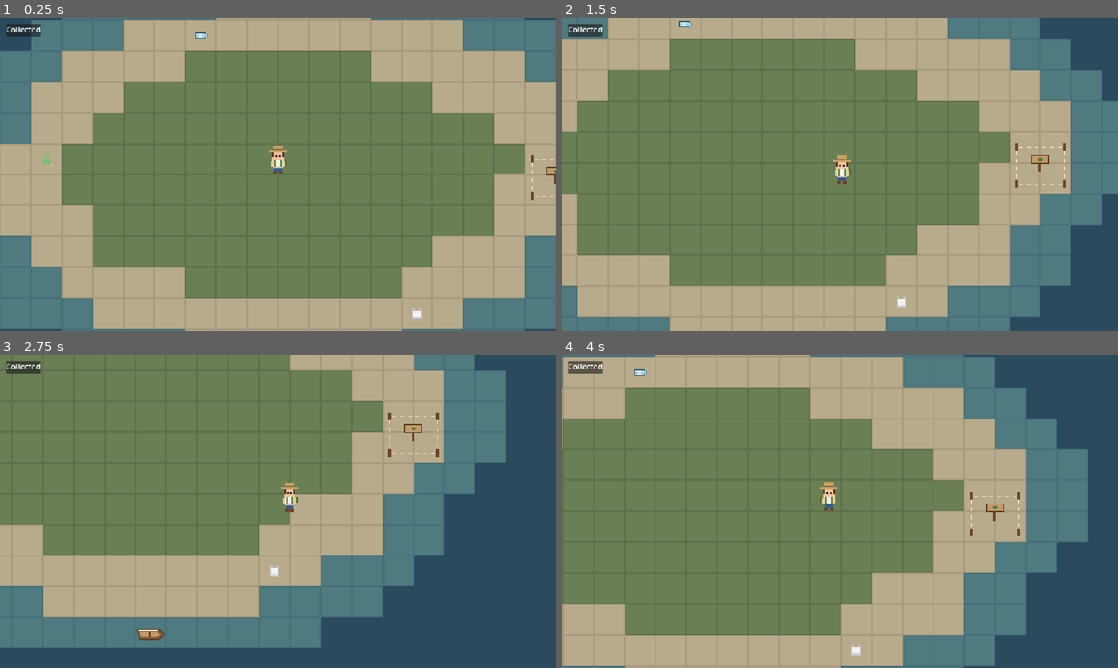
Above: before the commit, frames 1-4 (two rows, left to right).
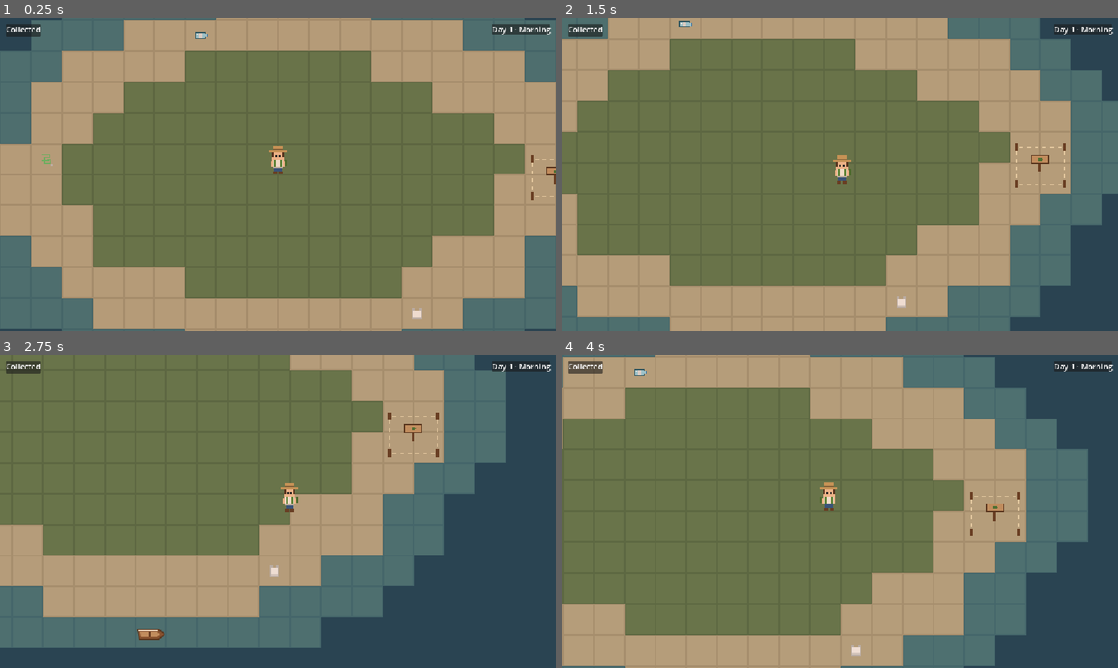
Above: after the commit, the same moments.

Repository: detronics-apps/ocean-haven
Game: Godot game, scene res://scenes/world/ocean_world.tscn
Same seed, same stepped clock (60 frames per second), same inputs: the game is played once before the commit and once after it.
Inputs (mouse positions are in pixels of both pictures, inside the frame that each line leads up to):
- Up to frame 1 (0.25 s): no input
- Up to frame 2 (1.5 s): tap Enter at 0.5 s; move the mouse to (962, 158) at 0.52 s; hold D (move_right) 0.53-1.28 s; hold E (interact) 0.53-1.28 s; click (962, 158) at 0.67 s; move the mouse to (728, 190) at 1.27 s; hold S (move_down) from 1.28 s (still down); tap E (interact) at 1.35 s; click (728, 190) at 1.42 s
- Up to frame 3 (2.75 s): move the mouse to (333, 442) at 2.02 s; release S (move_down) at 2.03 s; hold D (move_right) from 2.03 s (still down); hold E (interact) from 2.03 s (still down); click (333, 442) at 2.17 s
- Up to frame 4 (4 s): move the mouse to (812, 574) at 2.77 s; release D (move_right) at 2.78 s; release E (interact) at 2.78 s; hold W (move_up) 2.78-3.53 s; tap E (interact) at 2.85 s; click (812, 574) at 2.92 s; move the mouse to (1006, 558) at 3.52 s; hold A (move_left) from 3.53 s (still down); hold E (interact) from 3.53 s (still down); click (1006, 558) at 3.67 s

The runs differ from the first frame. In frame 1, 0.5% of the frame differs, in the area x 9-100%, y 2-97%; in frame 2, 0.5%, in the area x 21-100%, y 1-93%; in frame 3, 0.4%; in frame 4, 0.4%.

Commit message:
Add day/night cycle — MVP 0.1 complete
- GameClock autoload: day number and time of day; one day = 10 real
  minutes, new games start at 7am. Kid-friendly periods (Morning,
  Afternoon, Evening, Night) shown top-right in the HUD.
- DayNight CanvasModulate tints the world from a gradient: soft dawn,
  bright day, peach sunset, gentle blue night that stays playable. Also
  tints the open-ocean background colour.
- Day and time are saved (older saves default to Day 1, 7am).
- tests/test_day_night.gd; test_save.gd checks the clock round trip.

Co-Authored-By: Claude Opus 5.5 <noreply@anthropic.com>

Diff:
--- a/project.godot
+++ b/project.godot
@@ -20,6 +20,7 @@
 Inventory="*res://scripts/systems/inventory.gd"
 Journal="*res://scripts/systems/journal.gd"
 SaveGame="*res://scripts/systems/save_system.gd"
+GameClock="*res://scripts/systems/time_system.gd"
 
 [display]
 
--- a/scenes/ui/hud.tscn
+++ b/scenes/ui/hud.tscn
@@ -44,3 +44,18 @@
 layout_mode = 2
 horizontal_alignment = 1
 autowrap_mode = 3
+
+[node name="ClockPanel" type="PanelContainer" parent="." unique_id=106864260]
+anchors_preset = 1
+anchor_left = 1.0
+anchor_right = 1.0
+offset_left = -12.0
+offset_top = 12.0
+offset_right = -12.0
+grow_horizontal = 0
+mouse_filter = 2
+
+[node name="Clock" type="Label" parent="ClockPanel" unique_id=1932844535]
+unique_name_in_owner = true
+layout_mode = 2
+text = "Day 1 · Morning"
--- a/scenes/world/ocean_world.tscn
+++ b/scenes/world/ocean_world.tscn
@@ -2,6 +2,7 @@
 
 [ext_resource type="Script" path="res://scripts/world/ocean_world.gd" id="1_0ob8n"]
 [ext_resource type="PackedScene" path="res://scenes/islands/starter_island.tscn" id="1_jdf47"]
+[ext_resource type="Script" path="res://scripts/world/day_night.gd" id="2_4aha6"]
 [ext_resource type="PackedScene" path="res://scenes/player/player.tscn" id="2_b6ysu"]
 [ext_resource type="PackedScene" path="res://scenes/world/debris.tscn" id="2_mbqjn"]
 [ext_resource type="Script" path="res://scripts/world/debris.gd" id="3_bqhnb"]
@@ -20,8 +21,16 @@
 [ext_resource type="PackedScene" path="res://scenes/ui/hud.tscn" id="11_0ob8n"]
 [ext_resource type="Script" path="res://scripts/ui/hud.gd" id="12_4aha6"]
 
+[sub_resource type="Gradient" id="Gradient_1xntt"]
+offsets = PackedFloat32Array(0, 0.2, 0.27, 0.35, 0.7, 0.78, 0.85, 1)
+colors = PackedColorArray(0.5411765, 0.5882353, 0.8, 1, 0.5411765, 0.5882353, 0.8, 1, 0.972549, 0.84705883, 0.76862746, 1, 1, 1, 1, 1, 1, 1, 1, 1, 1, 0.8117647, 0.7058824, 1, 0.7058824, 0.6901961, 0.8627451, 1, 0.5411765, 0.5882353, 0.8, 1)
+
 [node name="OceanWorld" type="Node2D" unique_id=122976242]
 script = ExtResource("1_0ob8n")
+
+[node name="DayNight" type="CanvasModulate" parent="." unique_id=1188207057]
+script = ExtResource("2_4aha6")
+colors = SubResource("Gradient_1xntt")
 
 [node name="StarterIsland" type="Node2D" parent="." unique_id=103628659 instance=ExtResource("1_jdf47")]
 
--- a/scripts/systems/save_system.gd
+++ b/scripts/systems/save_system.gd
@@ -63,6 +63,8 @@
 		"player": [player.global_position.x, player.global_position.y],
 		"boat": [boat.global_position.x, boat.global_position.y],
 		"aboard": boat.controlled,
+		"day": GameClock.day,
+		"time_of_day": GameClock.time_of_day,
 	}
 	# Write a temp file then swap it in, so a crash mid-save can't corrupt the save.
 	var tmp := path + ".tmp"
@@ -87,6 +89,8 @@
 		DirAccess.rename_absolute(path, path + ".bad")
 		return false
 
+	GameClock.day = int(state.get("day", 1))
+	GameClock.time_of_day = float(state.get("time_of_day", 0.3))
 	Inventory.restore(state.get("inventory", {}))
 	Journal.restore(state.get("discovered", []))
 	for debris_name: String in state.get("collected_debris", []):
--- /dev/null
+++ b/scripts/systems/time_system.gd
@@ -0,0 +1,37 @@
+extends Node
+## Autoload "GameClock": the day number and time of day.
+
+signal new_day(day: int)
+
+## Real seconds per in-game day (tunable).
+const DAY_LENGTH := 600.0
+
+var day := 1
+## 0.0 = midnight, 0.25 = 6am, 0.5 = noon. A new game starts at about 7am.
+var time_of_day := 0.3
+
+
+func _process(delta: float) -> void:
+	advance(delta)
+
+
+func advance(seconds: float) -> void:
+	time_of_day += seconds / DAY_LENGTH
+	while time_of_day >= 1.0:
+		time_of_day -= 1.0
+		day += 1
+		new_day.emit(day)
+
+
+## Kid-friendly name for the time of day.
+func period() -> String:
+	var hour := time_of_day * 24.0
+	if hour < 5.0:
+		return "Night"
+	if hour < 12.0:
+		return "Morning"
+	if hour < 17.0:
+		return "Afternoon"
+	if hour < 21.0:
+		return "Evening"
+	return "Night"
--- a/scripts/ui/hud.gd
+++ b/scripts/ui/hud.gd
@@ -8,6 +8,7 @@
 @onready var _rows: VBoxContainer = %Rows
 @onready var _toast: PanelContainer = %Toast
 @onready var _toast_label: Label = %ToastLabel
+@onready var _clock: Label = %Clock
 
 
 func _ready() -> void:
@@ -17,6 +18,10 @@
 	Journal.discovered.connect(_on_discovered)
 	for site: BuildSite in get_tree().get_nodes_in_group("build_sites"):
 		site.built.connect(_on_built)
+
+
+func _process(_delta: float) -> void:
+	_clock.text = "Day %d · %s" % [GameClock.day, GameClock.period()]
 
 
 func _on_item_added(item: ItemData, _count: int) -> void:
--- /dev/null
+++ b/scripts/world/day_night.gd
@@ -0,0 +1,15 @@
+extends CanvasModulate
+## Tints the world by time of day: warm mornings, bright days, pink sunsets and
+## soft blue nights (never too dark to play). The HUD is on its own layer, so it
+## stays untinted.
+
+## Tint across the day: 0 = midnight, 0.5 = noon.
+@export var colors: Gradient
+
+var _ocean: Color = ProjectSettings.get_setting("rendering/environment/defaults/default_clear_color")
+
+
+func _process(_delta: float) -> void:
+	color = colors.sample(GameClock.time_of_day)
+	# The open ocean is the background colour, which CanvasModulate doesn't reach.
+	RenderingServer.set_default_clear_color(_ocean * color)
--- /dev/null
+++ b/tests/test_day_night.gd
@@ -0,0 +1,41 @@
+extends SceneTree
+## Day/night: days roll over, noon is brighter than night, night stays playable.
+## Run: godot --headless --path . --script res://tests/test_day_night.gd
+
+var _failed := false
+
+
+func _initialize() -> void:
+	await process_frame
+	var clock := root.get_node("GameClock")  # autoload: looked up at runtime
+	var world: Node = load("res://scenes/world/ocean_world.tscn").instantiate()
+	root.add_child(world)
+	var tint: CanvasModulate = world.get_node("DayNight")
+
+	clock.time_of_day = 0.5
+	await process_frame
+	var noon := tint.color
+	clock.time_of_day = 0.0
+	await process_frame
+	var midnight := tint.color
+	_expect(noon.v > midnight.v, "noon brighter than midnight")
+	_expect(midnight.v >= 0.6, "night still bright enough to play (v=%.2f)" % midnight.v)
+
+	clock.time_of_day = 0.3
+	_expect(clock.period() == "Morning", "7am is Morning")
+
+	var new_days: Array[int] = []
+	clock.new_day.connect(func(d: int) -> void: new_days.append(d))
+	clock.day = 1
+	clock.time_of_day = 0.99
+	clock.advance(0.02 * 600.0)  # 2% of a 600 s day
+	_expect(clock.day == 2 and new_days == [2] and clock.time_of_day < 0.02, "midnight starts Day 2")
+
+	if not _failed:
+		print("PASS")
+	quit(1 if _failed else 0)
+
+
+func _expect(ok: bool, what: String) -> void:
+	print("%s: %s" % [what, "ok" if ok else "FAILED"])
+	_failed = _failed or not ok
--- a/tests/test_save.gd
+++ b/tests/test_save.gd
@@ -32,14 +32,20 @@
 	(world.get_node("Player") as Node2D).global_position = Vector2(-100, 50)
 	(world.get_node("Boat") as Node2D).global_position = Vector2(16, 300)
 	world.get_node("Boat").restore_aboard()
+	var clock := root.get_node("GameClock")
+	clock.day = 4
+	clock.time_of_day = 0.8
 	_expect(_save.save_to(world, PATH), "saved")
 	world.free()
 
 	# --- "Restart": empty state, fresh world, load ---
 	_inventory.restore({})
 	_journal.restore([])
+	clock.day = 1
+	clock.time_of_day = 0.3
 	world = _new_world()
 	_expect(_save.load_from(world, PATH), "loaded")
+	_expect(clock.day == 4 and absf(clock.time_of_day - 0.8) < 0.01, "day and time restored")
 	_expect(_inventory.count(&"plastic_bottle") == 2, "inventory restored (2 bottles)")
 	_expect(_journal.has(&"green_turtle"), "discovery restored")
 	_expect(world.get_node("Debris1").is_queued_for_deletion(), "collected litter stays gone")
Not shown, added: scripts/systems/time_system.gd.uid
Not shown, added: scripts/world/day_night.gd.uid
Not shown, added: tests/test_day_night.gd.uid
Not shown, changed: CLAUDE.md
